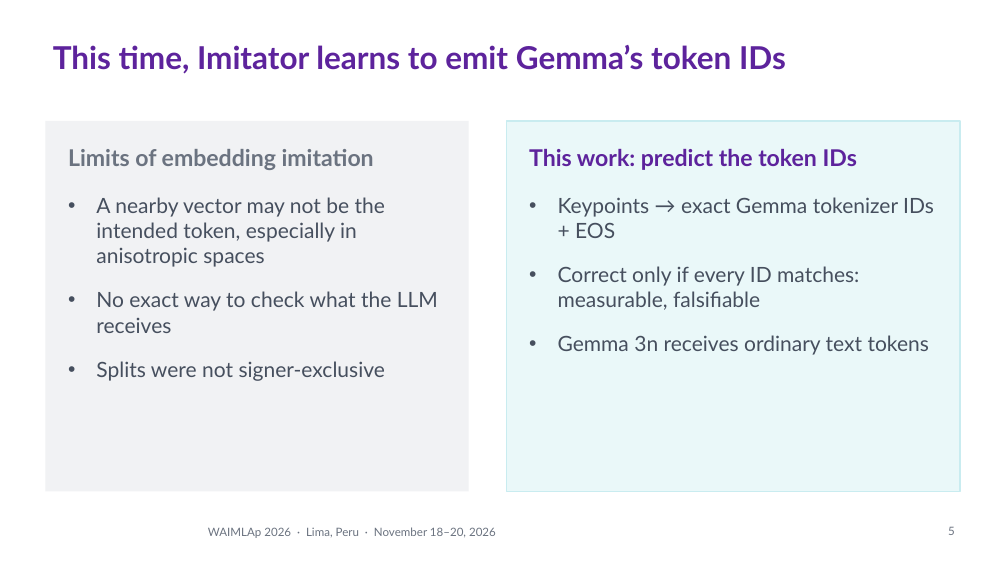
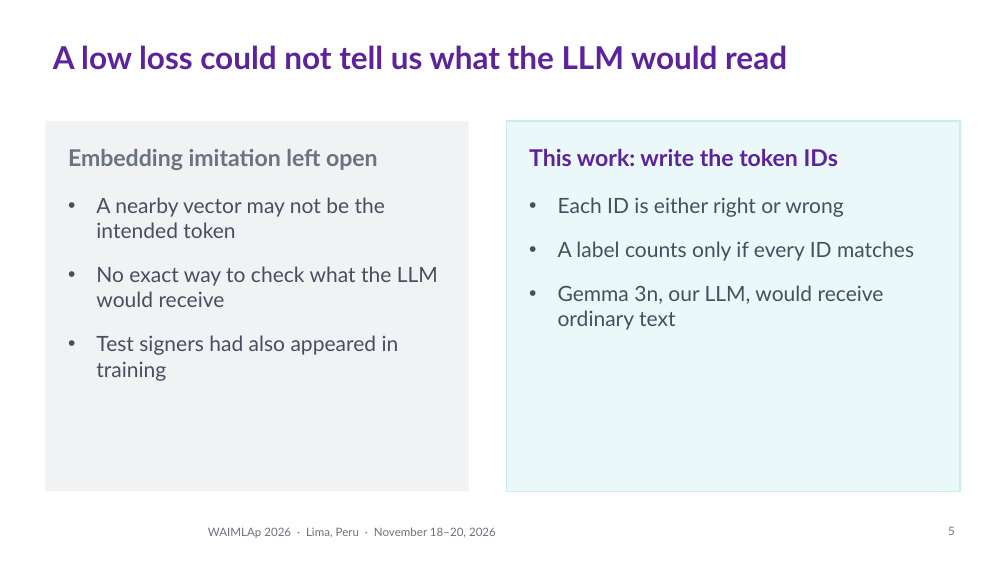
Before and after one commit to Percep3/Imitator, a slide deck: slide 5 of presentation/waimlap2026/imitator_waimlap2026.pptx. Drawn at 1008x567 pixels with LibreOffice and Linux fonts; fonts in the diff are those of the drawing; background and template pictures are left out. Boxes give left, top, right and bottom in pixels: in the first picture for what was removed or moved away, otherwise in the second. Text is boxed around its words. In the diff, an @@ line names an element or a change of style, - is before the commit and + after.

```diff
--- a/presentation/waimlap2026/imitator_waimlap2026.pptx
+++ b/presentation/waimlap2026/imitator_waimlap2026.pptx
@@ title at [53, 45, 787, 70]: text changed @@
-This time, Imitator learns to emit Gemma’s token IDs
+A low loss could not tell us what the LLM would read
@@ text at [68, 149, 438, 381]: text changed @@
-Limits of embedding imitation
-• A nearby vector may not be the intended token, especially in anisotropic spaces
-• No exact way to check what the LLM receives
-• Splits were not signer-exclusive
+Embedding imitation left open
+• A nearby vector may not be the intended token
+• No exact way to check what the LLM would receive
+• Test signers had also appeared in training
@@ text at [529, 149, 914, 330]: text changed @@
-This work: predict the token IDs
-• Keypoints → exact Gemma tokenizer IDs + EOS
-• Correct only if every ID matches: measurable, falsifiable
-• Gemma 3n receives ordinary text tokens
+This work: write the token IDs
+• Each ID is either right or wrong
+• A label counts only if every ID matches
+• Gemma 3n, our LLM, would receive ordinary text
```
Also in this commit, not shown: 3 other slides changed, 1 slide added, 1 slide removed, 3 other files.
